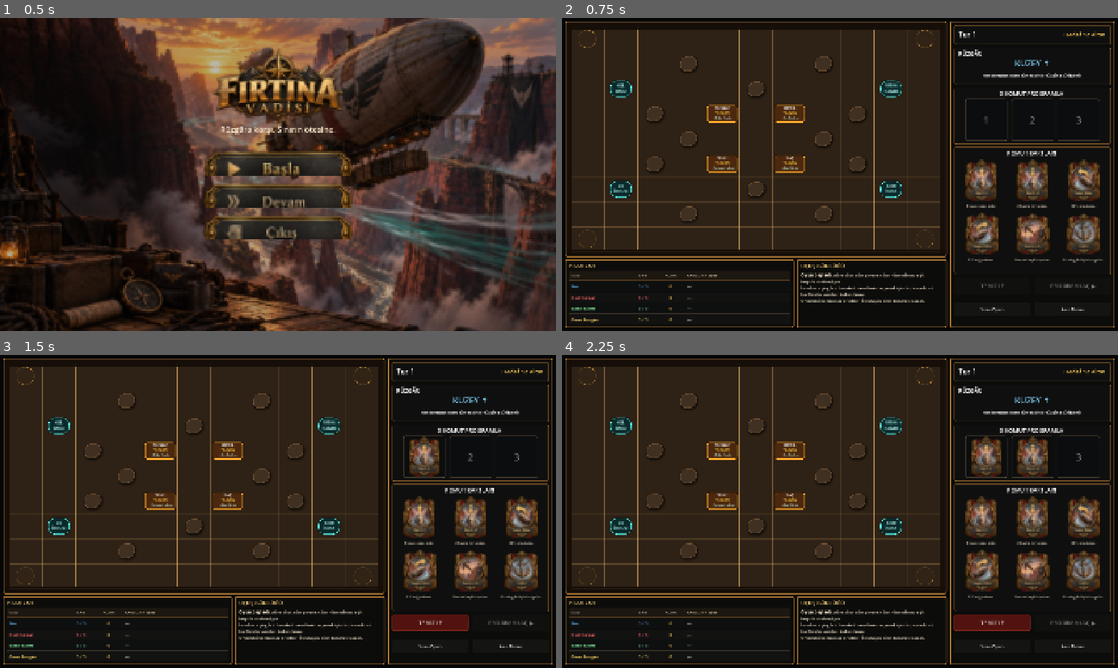
Above: before the commit, frames 1-4 (two rows, left to right).
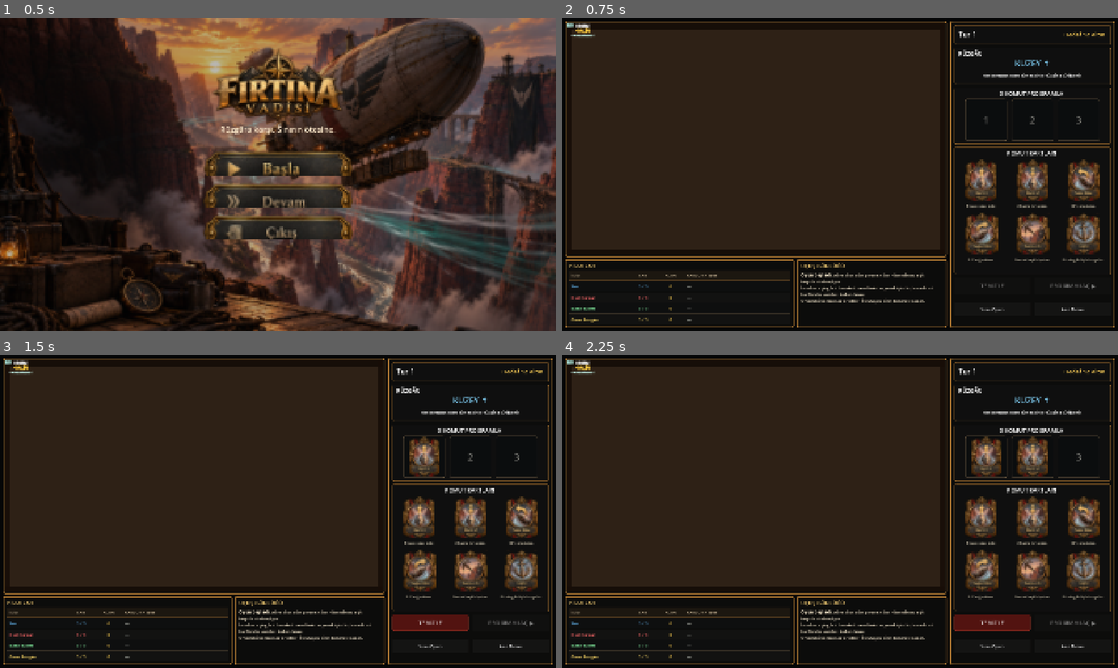
Above: after the commit, the same moments.

Repository: SerkanAydin06/Firtina-Vadisi
Game: Godot game, scene res://scenes/main.tscn
Two runs of this game, one before a commit and one after it. Both use one fixed random seed, a clock stepped at 60 frames per second and the inputs below.
Inputs (mouse positions are in pixels of both pictures, inside the frame that each line leads up to):
- Up to frame 1 (0.5 s): no input
- Up to frame 2 (0.75 s): click (840, 161) at 0.5 s
- Up to frame 3 (1.5 s): click (417, 517) at 1.25 s
- Up to frame 4 (2.25 s): click (1034, 517) at 2 s

Frame 1 is identical in both runs. In frame 2, 4.2% of the frame differs, in the area x 0-68%, y 1-74%; in frame 3, 4.2%; in frame 4, 4.2%.
Error after the commit: Cannot call method 'get_children' on a null value. (res://scripts/board_topdown.gd:63)

Commit message:
Board görsellerini tamamen sahne node'larıyla yönet

Diff:
--- a/scripts/board_topdown.gd
+++ b/scripts/board_topdown.gd
@@ -4,8 +4,6 @@
 @export var show_editor_preview: bool = true
 @export_range(0.65, 0.95, 0.01) var token_fill: float = 0.80
 @export_range(0.45, 0.80, 0.01) var rock_fill: float = 0.58
-@export_range(0.20, 0.90, 0.01) var grid_alpha: float = 0.62
-@export_range(1.0, 4.0, 0.25) var grid_line_width: float = 2.0
 
 const PREVIEW_STARTS: Array[Vector2i] = [
 	Vector2i(0,0), Vector2i(10,0), Vector2i(0,8), Vector2i(10,8)
@@ -32,13 +30,13 @@
 var cell_step: Vector2 = Vector2(100.0, 80.0)
 var inner_origin: Vector2 = Vector2.ZERO
 var inner_size: Vector2 = Vector2.ZERO
+var grid_nodes: Array[Panel] = []
 var rock_nodes: Array[Panel] = []
 var contract_nodes: Array[Panel] = []
 var delivery_nodes: Array[Panel] = []
 var pad_nodes: Array[Panel] = []
 
 func _ready() -> void:
-	$ArenaBackground.show_behind_parent = true
 	_cache_scene_nodes()
 	_cache_ship_tokens()
 	if Engine.is_editor_hint() and show_editor_preview:
@@ -46,26 +44,25 @@
 		rocks = PREVIEW_ROCKS.duplicate()
 		pickup_cells = PREVIEW_PICKUPS.duplicate(true)
 		delivery_cells = PREVIEW_DELIVERIES.duplicate(true)
+		for i in range(PREVIEW_FACINGS.size()):
+			var token: AirshipToken = tokens.get(i + 1, null)
+			if token != null:
+				token.facing = PREVIEW_FACINGS[i]
 	call_deferred("fit_board")
 
 func _draw() -> void:
-	if grid_size.x <= 0 or grid_size.y <= 0:
-		return
-	var line_color := Color(0.92, 0.72, 0.42, grid_alpha)
-	var border_color := Color(1.0, 0.79, 0.44, minf(grid_alpha + 0.18, 0.95))
-	for x in range(grid_size.x + 1):
-		var px: float = inner_origin.x + float(x) * cell_step.x
-		draw_line(Vector2(px, inner_origin.y), Vector2(px, inner_origin.y + inner_size.y), line_color, grid_line_width, true)
-	for y in range(grid_size.y + 1):
-		var py: float = inner_origin.y + float(y) * cell_step.y
-		draw_line(Vector2(inner_origin.x, py), Vector2(inner_origin.x + inner_size.x, py), line_color, grid_line_width, true)
-	draw_rect(Rect2(inner_origin, inner_size), border_color, false, 3.0)
+	# Bilerek boş: görünür bütün board elemanları .tscn node'larıdır.
+	pass
 
 func _cache_scene_nodes() -> void:
+	grid_nodes.clear()
 	rock_nodes.clear()
 	contract_nodes.clear()
 	delivery_nodes.clear()
 	pad_nodes.clear()
+	for child in $GridCells.get_children():
+		if child is Panel:
+			grid_nodes.append(child)
 	for child in $Rocks.get_children():
 		if child is Panel:
 			rock_nodes.append(child)
@@ -101,12 +98,24 @@
 	cell_step = Vector2(inner_size.x / float(grid_size.x), inner_size.y / float(grid_size.y))
 	cell_size = minf(cell_step.x, cell_step.y)
 	grid_origin = inner_origin
+	_layout_grid_cells()
 	_layout_start_pads()
 	_layout_rocks()
 	_layout_contracts()
 	_layout_deliveries()
 	_layout_ships()
-	queue_redraw()
+
+func _layout_grid_cells() -> void:
+	for i in range(grid_nodes.size()):
+		var cell_node: Panel = grid_nodes[i]
+		var x: int = i % grid_size.x
+		var y: int = i / grid_size.x
+		if y >= grid_size.y:
+			cell_node.visible = false
+			continue
+		cell_node.visible = true
+		cell_node.position = cell_to_pixel(Vector2i(x, y))
+		cell_node.size = cell_step
 
 func add_ship(id: int, color: Color, cell: Vector2i) -> void:
 	if not tokens.has(id):
